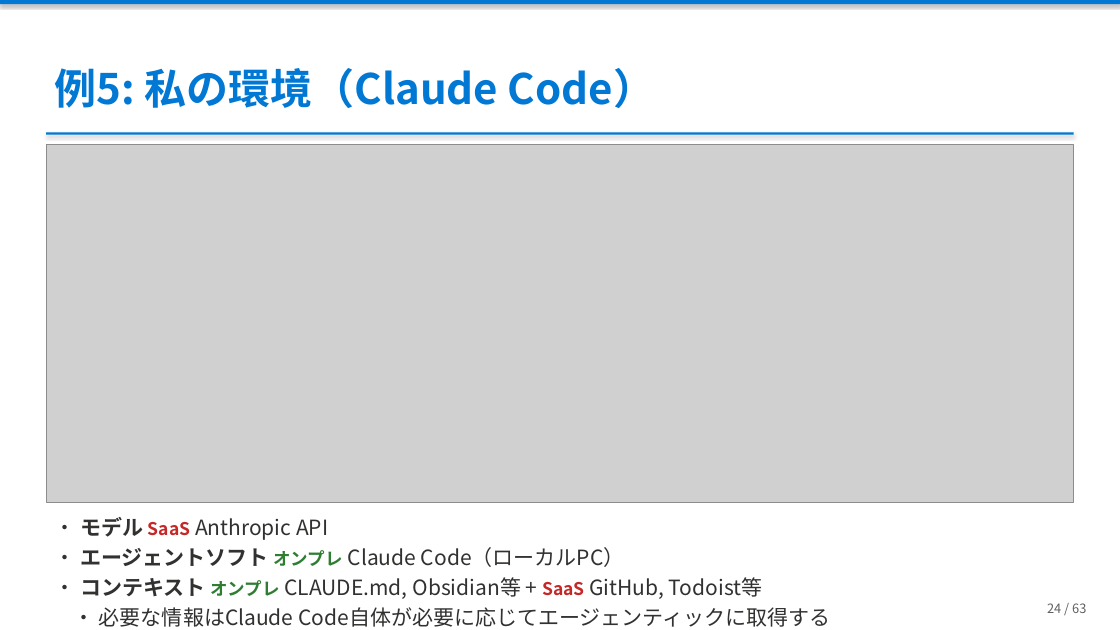
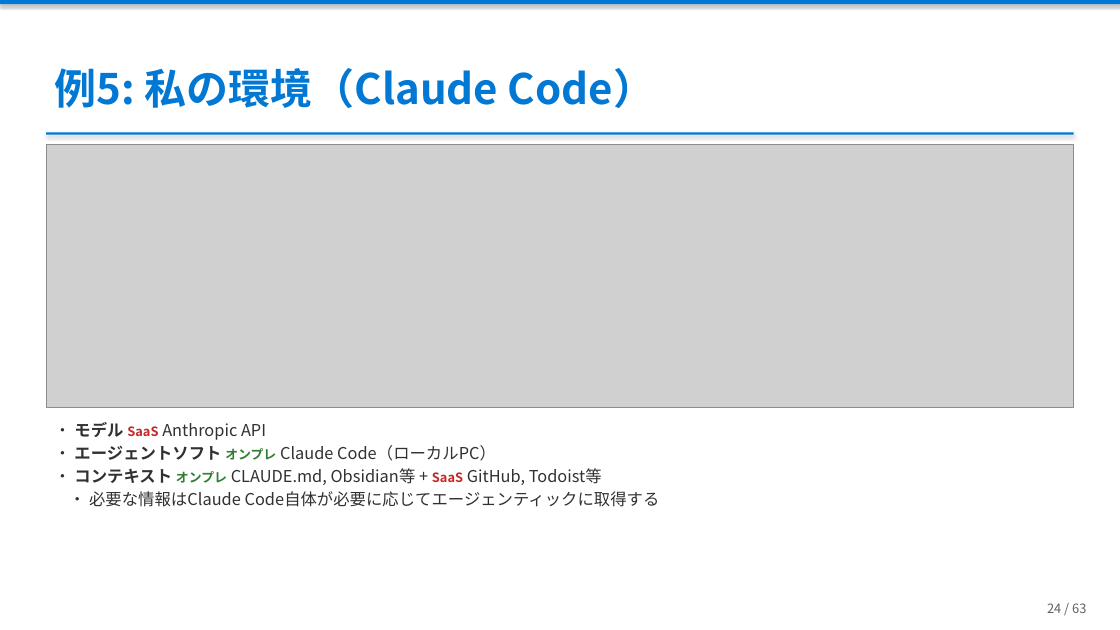
Before and after one commit to ebibibi/presentations, a slide deck: slide 24 of HCCJP_71/AI時代の「本当の」ハイブリッドクラウド — エージェントが実現した、あの頃の夢.pptx. Drawn at 1120x630 pixels with LibreOffice and Linux fonts; fonts in the diff are those of the drawing; grey boxes stand for pictures. Boxes give left, top, right and bottom in pixels: in the first picture for what was removed or moved away, otherwise in the second. Text is boxed around its words. In the diff, an @@ line names an element or a change of style, - is before the commit and + after.

```diff
--- a/HCCJP_71/AI時代の「本当の」ハイブリッドクラウド — エージェントが実現した、あの頃の夢.pptx
+++ b/HCCJP_71/AI時代の「本当の」ハイブリッドクラウド — エージェントが実現した、あの頃の夢.pptx
@@ picture: place and size @@
-picture at [46,145,1074,502]
+picture at [46,145,1074,408]
@@ text "• モデル SaaS Anthropic API": place and size @@
-text "• モデル SaaS Anthropic API" at [80,517,830,627]
+text "• モデル SaaS Anthropic API" at [74,422,660,507]
@@ text "• モデル SaaS Anthropic API" at [74,422,660,507]: size 18 to 14 pt in "• モデル Anthropic API", "• エージェントソフト Claude Code（ローカルPC）", "• コンテキスト CLAUDE.md, Obsidian等 + GitHub, Todoist等", "• 必要な情報はClaude Code自体が必要に応じてエージェンティックに取得する"; size 15 to 11 pt in "SaaS", "オンプレ", "オンプレ SaaS"; less space between paragraphs @@
```
Also in this commit, not shown: 8 other slides changed, 1 other file.
